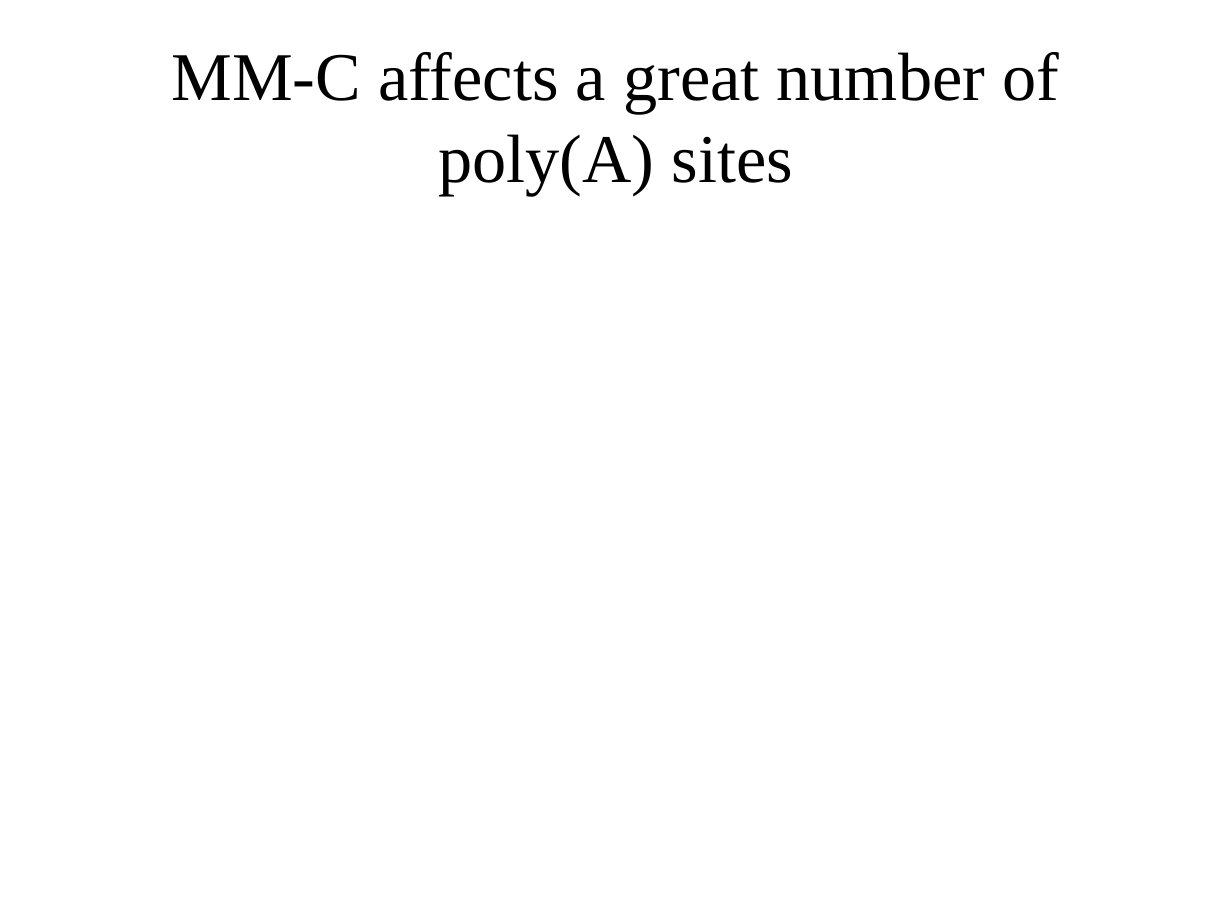
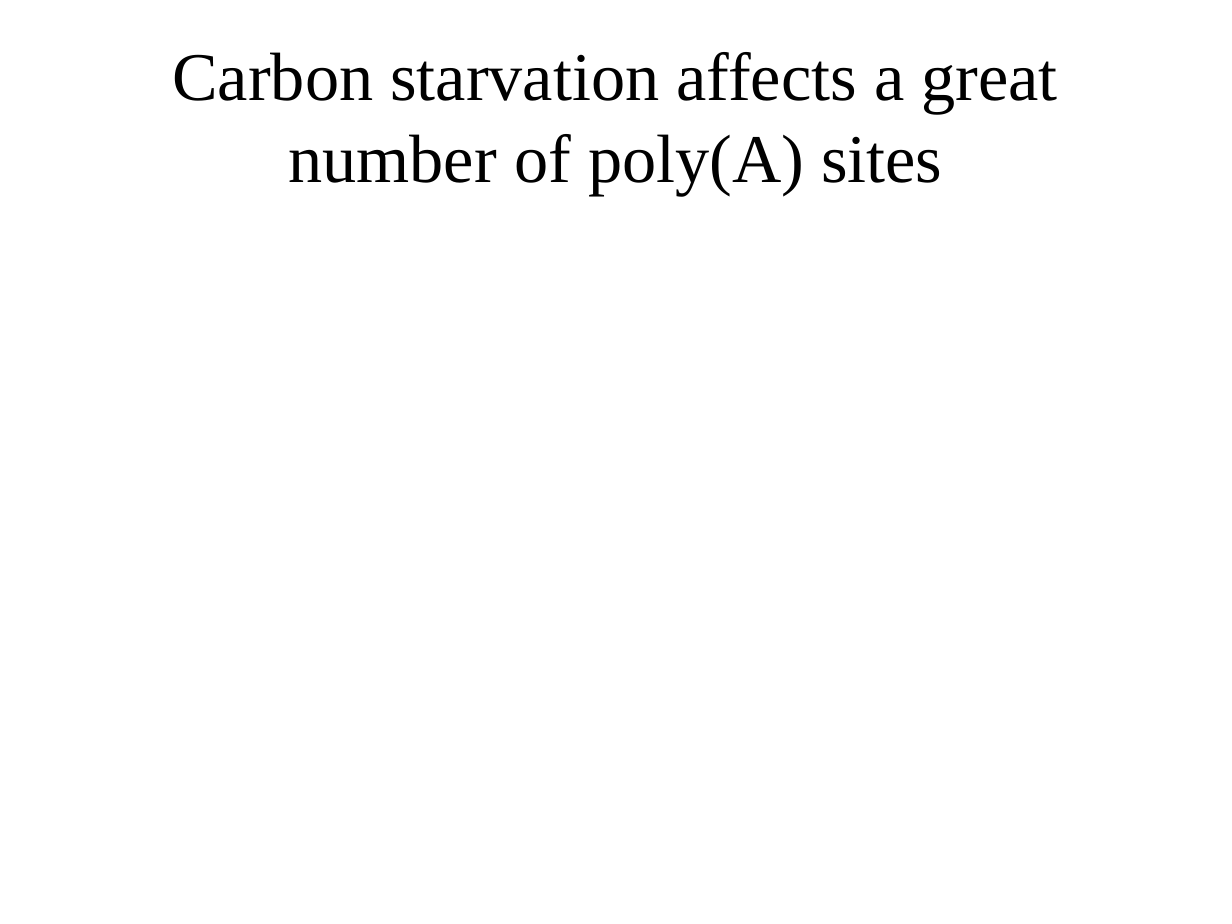
Before and after one commit to wilkinsonlab/m-oryzae-polya, a slide deck: slide 30 of doc/version_21_test/oryzae_presentation.odp. Drawn at 1232x924 pixels with LibreOffice and Linux fonts; fonts in the diff are those of the drawing. Boxes give left, top, right and bottom in pixels: in the first picture for what was removed or moved away, otherwise in the second. Text is boxed around its words. In the diff, an @@ line names an element or a change of style, - is before the commit and + after.

Commit message:
new polyA extract

```diff
--- a/doc/version_21_test/oryzae_presentation.odp
+++ b/doc/version_21_test/oryzae_presentation.odp
@@ title at (x1=172, y1=52, x2=1057, y2=195): text changed @@
-MM-C affects a great number of poly(A) sites
+Carbon starvation affects a great number of poly(A) sites
```
Also in this commit, not shown: 28 other slides changed, 2 slides added, 1 slide removed, 6 other files.
